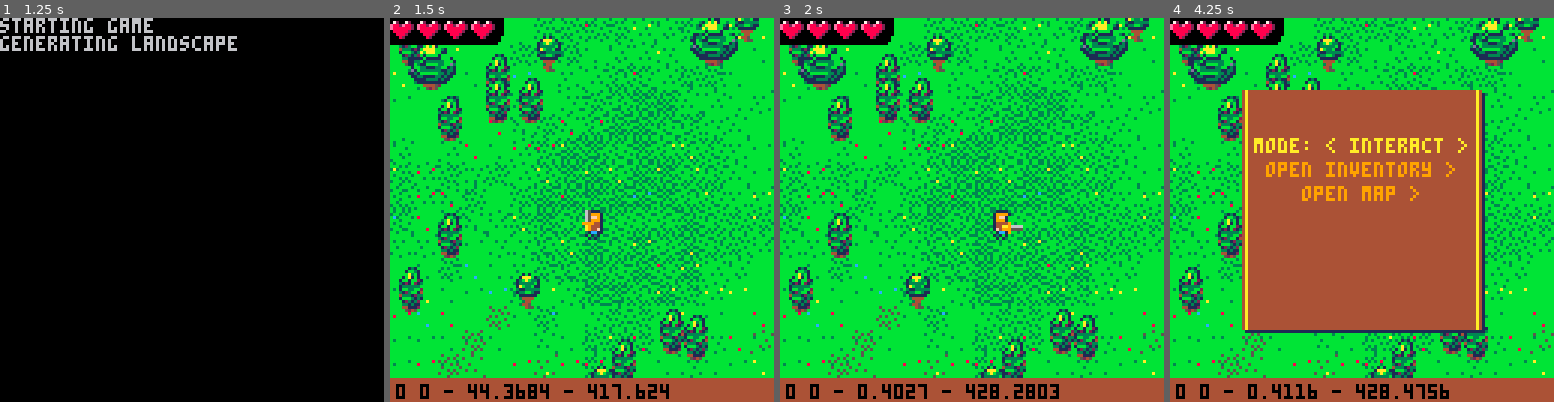
Above: before the commit, frames 1-4 (left to right).
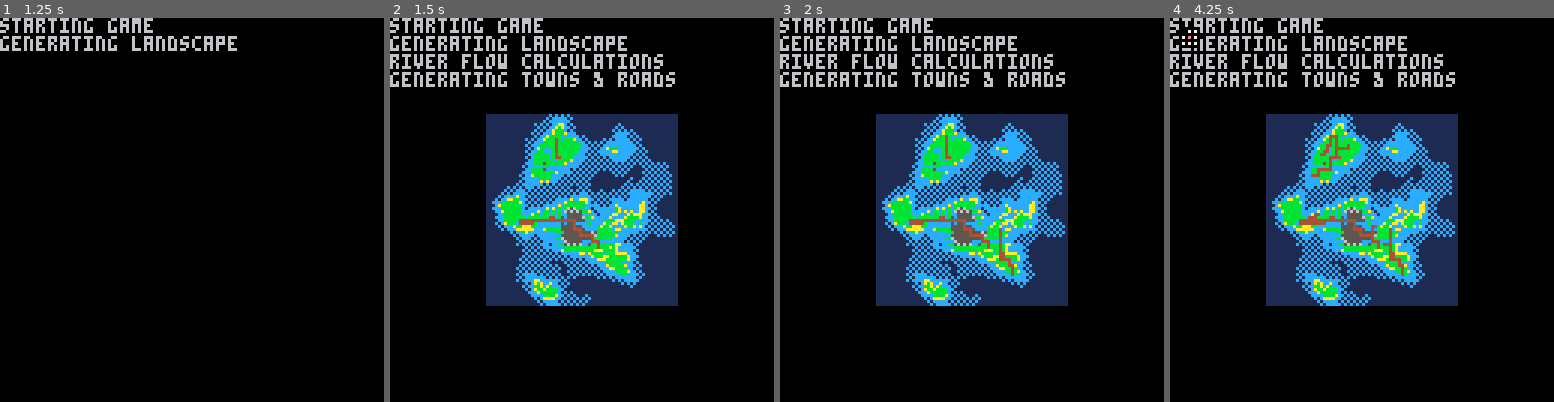
Above: after the commit, the same moments.

Repository: zet23t/pico8-finjr
Game: PICO-8 cartridge finjr.p8
Same seed, same stepped clock (60 frames per second), same inputs: the game is played once before the commit and once after it.
Inputs:
- Up to frame 1 (1.25 s): tap X (X key) at 0.33, 1.07 s; tap O (Z key) at 0.7 s
- Up to frame 2 (1.5 s): no input
- Up to frame 3 (2 s): hold Right from 1.6 s (still down); tap O (Z key) at 1.7 s; tap X (X key) at 1.85 s
- Up to frame 4 (4.25 s): release Right at 2.1 s; tap O (Z key) every 0.4 s from 2.1 to 4.1 s; hold Up 2.15-2.42 s; hold Right 2.47-3.03 s; tap X (X key) at 2.97, 4.08 s; hold Left 3.08-3.58 s; hold Down 3.63-3.97 s; hold Right from 4.02 s (still down)

Frame 1 is identical in both runs. In frame 2, 97% of the frame differs, in the area x 0-100%, y 0-100%; in frame 3, 97%; in frame 4, 98%.

Commit message:
Roads on large map, hidden player effect

Diff:
--- a/finjr.p8
+++ b/finjr.p8
@@ -25,7 +25,7 @@
 tile_1x1_flat_rocks_y = 40
 tile_heart = 16
 
-roffset = 0
+srnd_offset = 0
 
 function rndint(n)
 	return flr(rnd(n) + .5)
@@ -145,6 +145,8 @@
 end
 
 function write_map(x,y,col)
+	x += 31
+	y += 31
 	local ptr = 0x2000 + y*32 + x\2
 	local v = @ptr
 	if x%2 == 0 then
@@ -200,14 +202,14 @@
 	end
 
 	print "generating landscape"
-	local heights = {}
+	map_heights = {}
 	local river_spawns = {}
 	local possible_town_points = {}
 	for x=-31,32 do
 		for y=-31,32 do
 			dither = (x + y) & 1
 			local h = map_get_height(x * 128 + 64, y * 128 + 64)
-			heights[idx_map_screen(x,y)] = h
+			map_heights[idx_map_screen(x,y)] = h
 			local col = (ishigherthanwaterlevel(h + (dither * .2 + .1)) and 12) or 1
 			if (ishigherthanwaterlevel(h)) col = (h < .25/hscale and 10 or 11)
 			if (h > .228) col = h + dither * .15 > .3 and 5 or 6
@@ -219,9 +221,11 @@
 			end
 			if h > 0.05 then river_spawns[#river_spawns + 1] = {x, y} end
 
-			write_map(x + 31, y + 31, col)
-		end
-	end
+			write_map(x, y, col)
+		end
+	end
+	draw_map(32,32)
+
 
 	print "river flow calculations"
 	map_rivers = {}
@@ -232,7 +236,7 @@
 		local river_points = {}
 		while true do
 			local idx = idx_map_screen(x,y)
-			local h = heights[idx]
+			local h = map_heights[idx]
 			river_points[#river_points + 1] = {x * 128 + rndsym(48) + 64,y * 128 + rndsym(48) + 64}
 			local nodeinfo = {points = river_points, index = #river_points}
 			if map_rivers[idx] then
@@ -246,8 +250,8 @@
 			if (h < -0.05) break
 			map_rivers[idx] = {nodeinfo}
 
-			local h1,h2,h3,h4 = heights[idx_map_screen(x-1,y)] or 10, heights[idx_map_screen(x+1,y)] or 10,
-				heights[idx_map_screen(x,y-1)] or 10, heights[idx_map_screen] or 10
+			local h1,h2,h3,h4 = map_heights[idx_map_screen(x-1,y)] or 10, map_heights[idx_map_screen(x+1,y)] or 10,
+				map_heights[idx_map_screen(x,y-1)] or 10, map_heights[idx_map_screen] or 10
 
 			if h1 < h2 and h1 < h3 and h1 < h4 then
 				x = x - 1
@@ -258,32 +262,171 @@
 			else
 				y = y + 1
 			end
-			write_map(x + 31, y + 31, 12)
-		end
-	end
-
-	print "generating towns"
+			write_map(x, y, 12)
+		end
+		draw_map(32,32)
+	end
+
+	print "generating towns & roads"
+	road_points = {}
+	map_town_list = {}
 	map_towns = {}
+	map_roads = {}
 	for i=1,25 do
 		srand(i)
 		local x,y = unpack(possible_town_points[1 + flr(rnd(#possible_town_points))])
 		local town = {
+			center = {x,y},
 			screens = {{x,y}, {x-1,y},{x+1,y}},
 			buildings = {},
 			streets = {},
+			connected = {}
 		}
+		map_towns[idx_map_screen(x,y)] = town
+
 		local cx,cy = 64 + rndsym(20) + x * 128, 64 + rndsym(20) + y*128
-		town.streets[#town.streets + 1] = {x1=cx - 80, y1=cy - 20, x2=cx + 80, y2=cy + 20}
+		--town.streets[#town.streets + 1] = {x1=cx - 80, y1=cy - 20, x2=cx + 80, y2=cy + 20}
 		-- local h = map_get_height(cx, cy)
 		-- for i=1,50 do
 
 		-- end
 
-		if #town.streets > 0 then
-			write_map(x + 31, y + 31, 8)
+		--if #town.streets > 0 then
 			for p in all(town.screens) do
 				map_towns[idx_map_screen(unpack(p))] = town
 			end
+		--end
+
+		local cpos = @0x5f27
+		for i=1,#map_town_list do
+			local other = map_town_list[i]
+			local path_nodes = map_search_path(x,y, unpack(other.center))
+			if path_nodes then
+				--cursor(0,cpos)
+				--print(" from "..x..","..y.." to "..other.center[1]..","..other.center[2])
+				--print("   found")
+				draw_map(32,32)
+				local path = {
+					nodes = path_nodes,
+				}
+				for p in all(path_nodes) do
+					write_map(p.x, p.y, 4)
+					local roads = map_roads[idx_map_screen(p.x, p.y)] or {}
+					add(roads, path)
+					map_roads[idx_map_screen(p.x, p.y)] = roads
+				end
+			end
+			-- break
+		end
+		map_town_list[#map_town_list+1] = town
+	end
+
+	for i=1,#map_town_list do
+		local x,y = unpack(map_town_list[i].center)
+		write_map(x, y, 8)
+	end
+	-- assert()
+end
+
+function prio_queue_new()
+	return {lists={},min=0,max=0,count=0}
+end
+function prio_queue_count(queue)
+	return queue.count
+end
+function prio_queue_dequeue(queue)
+	assert(queue.lists)
+	if queue.count == 0 then
+		assert()
+		return end
+	while not queue.lists[queue.min] or #queue.lists[queue.min] == 0 do
+		queue.min += 1
+	end
+	queue.count -= 1
+	--print(#queue.lists[queue.min])
+	return deli(queue.lists[queue.min])
+end
+function prio_queue_enqueue(queue, prio, data)
+	prio = flr(prio)
+	queue.count += 1
+	queue.min = min(queue.min,prio)
+	queue.max = max(queue.max,prio)
+	local list = queue.lists[prio] or {}
+	add(list, data)
+	queue.lists[prio] = list
+end
+
+function map_search_path(x1,y1,x2,y2)
+	local path, queue, map = {}, prio_queue_new(), {}
+	prio_queue_enqueue(queue, 1, {x1,y1, nil,nil,0})
+	map[idx_map_screen(x1,y1)] = {x,y}
+
+	while prio_queue_count(queue) > 0 do
+		local p = prio_queue_dequeue(queue)
+		local x,y,fx,fy,step, estimate = unpack(p)
+		assert(step)
+		local idx = idx_map_screen(x,y)
+		local height = map_heights[idx]
+
+		local function enqueue(to_x,to_y, i, step)
+			step += 1
+			local idx = idx_map_screen(to_x,to_y)
+			if map[idx] then return end
+			local function cost_info(to_x, to_y, step, next_height)
+				local remaining = abs(to_x - x2) + abs(to_y - y2)
+				return step,abs(next_height - height) * 100 + remaining + step
+			end
+			local function enqueue(to_x,to_y,x,y,idx, step)
+				local idx = idx_map_screen(to_x,to_y)
+				if map[idx] then return end
+				local next_height = map_heights[idx]
+				local p = {to_x,to_y,x,y, cost_info(to_x, to_y, step, next_height)}
+				map[idx] = p
+				prio_queue_enqueue(queue, p[6], p)
+			end
+			if map_roads[idx] then
+				for path in all(map_roads[idx]) do
+					local nodes = path.nodes
+					for i=1,#nodes do
+						local p = nodes[i]
+						if p.x == to_x and p.y == to_y then
+							p = {to_x, to_y, x, y, cost_info(to_x, to_y, step, map_heights[idx_map_screen(to_x, to_y)])}
+							for k=i,1,-1 do
+								local q = nodes[k]
+								enqueue(q.x, q.y, p.x, p.y, 1, step + i - k)
+								p = q
+							end
+							p = nodes[i]
+							for k=i+1,#nodes do
+								local q = nodes[k]
+								enqueue(q.x, q.y, p.x, p.y, 1, step + k - i)
+								p = q
+							end
+							return
+						end
+						--enqueue(p.x, p.y, 1)
+					end
+				end
+			else
+				enqueue(to_x, to_y, x, y, idx, step + 2)
+			end
+		end
+
+		assert(step)
+		if x >= -31 and x <= 31 and y >= -31 and y <= 31 and height > 0 then
+			if x == x2 and y == y2 then
+				while fx do
+					add(path,{x=x,y=y, idx=idx}, 1)
+					idx = idx_map_screen(fx,fy)
+					if not map[idx] then print(x1..","..y1..">"..x2..","..y2.."@"..fx..","..fy) end
+					x,y,fx,fy = unpack(map[idx])
+				end
+				return path
+			end
+			enqueue(x+1,y,nil, step)
+			enqueue(x-1,y,nil, step)
+			enqueue(x,y+1,nil, step)
+			enqueue(x,y-1,nil, step)
 		end
 	end
 end
@@ -363,10 +506,10 @@
 end
 
 local function prepare_map(sectionx, sectiony)
-	if cached_map.sectionx == sectionx and cached_map.sectiony == sectiony and roffset == cached_map.roffset then
+	if cached_map.sectionx == sectionx and cached_map.sectiony == sectiony and srnd_offset == cached_map.srnd_offset then
 		return cached_map
 	end
-	cached_map.roffset = roffset
+	cached_map.srnd_offset = srnd_offset
 	cached_map.sectionx = sectionx
 	cached_map.sectiony = sectiony
 	local ox, oy = sectionx * 128, sectiony * 128
@@ -388,7 +531,7 @@
 	local function isblocked(x,y) return blocked[blockindex(x,y)] end
 
 	local function connection(d, hcut, hoffset, x1,y1,x2,y2, ondraw)
-		srand(x1-x2+y1-y2+roffset)
+		srand(x1-x2+y1-y2+srnd_offset)
 		path(d,x1,y1,x2,y2,.5, function(x,y,d,p, nx, ny)
 			local idx = idx128(x,y)
 			local h = cached_map.height[idx]
@@ -522,7 +665,7 @@
 				if l == -6 or l > -1 then
 					local src_offset = l>-5 and l < 5 and 4 or 0
 					local y = py+oy*l
-					layer(flr(y-16 + l*2))
+					layer(flr(y-4 -src_offset))
 					l_sspr(tile_1x1_rockblock_x + src_offset, tile_1x1_rockblock_y, 4,
 						(l < 6 and 6 or (7-cos(p))) - src_offset*.5 + rnd(3), px+ox*l+rnd(1.5), y)
 				end
@@ -594,7 +737,7 @@
 		end)
 	end
 
-	srand(sectionx + sectiony * 10 + roffset)
+	srand(sectionx + sectiony * 10 + srnd_offset)
 
 	local rivers = map_rivers[idx_map_screen(sectionx, sectiony)]
 	if rivers then
@@ -798,11 +941,15 @@
 	print(t, x - #t * 2, y, c)
 end
 
+function draw_map(px,py)
+	for y=0,63 do
+		memcpy(0x6000 + flr(px/2) + flr(py + y)*128/2, 0x2000 + y * 32, 64/2)
+	end
+end
+
 function menu_mode_map()
 	return function()
-		for y=0,63 do
-			memcpy(0x6000 + 32/2 + (32 + y)*128/2, 0x2000 + y * 32, 64/2)
-		end
+		draw_map(32, 32)
 		camera(-(sectionx + 32) - 31, -(sectiony + 32) - 31)
 		line(-3,-3,-1,-1,7)
 		line(3,3,1,1,7)
@@ -871,19 +1018,38 @@
 		if (btn(1)) player_x += speed right = true ampl = 2 playfoot()
 		if (btn(2)) player_y -= speed ampl = 2 playfoot()
 		if (btn(3)) player_y += speed ampl = 2 playfoot()
-		if (btnp(4)) hit = 1 sfx(3) roffset+=1
+		if (btnp(4)) hit = 1 sfx(3) --srnd_offset+=1
 	end
 
 --	layer(2)
 	local ppyg = player_y - sectiony * 128
 	layer(ppyg)
 	local ppx = player_x - sectionx * 128
-	local ppy = ppyg - ampl * (abs(sin(time() * 4)) - .5 )
+	local ppy = flr(ppyg - ampl * (abs(sin(time() * 4)) - .5 ))
 	l_spr(0, ppx, ppyg + 4)
 	l_spr(1, ppx, ppy, 1, 1, right)
-
-	l_spr(208 - sin(hit / 10) * 2.9,ppx + (right and 3 or -3), ppy, 1, 1, right)
+	local weapon_spr, weapon_x, weapon_y = flr(208 - sin(hit / 10) * 2.9),ppx + (right and 3 or -3), ppy
+	l_spr(weapon_spr,weapon_x,weapon_y, 1, 1, right)
+
 	flush_layers()
+	function spr_n_to_xy(n)
+		return n%16*8,n\16*8
+	end
+	function draw_hidden_spr(spr, ppx, ppy, flip_x)
+		spr,ppx,ppy = flr(spr),flr(ppx),flr(ppy)
+		local sx,sy = spr_n_to_xy(spr)
+		for x=ppx,ppx+7 do
+			for y=ppy,ppy+7 do
+				local sc = sget(flip_x and (sx+7-(x-ppx)) or (x-ppx+sx),y-ppy+sy)
+				if sc~=0 and pget(x,y) ~= sc then
+					pset(x,y,1)
+					--spr(1, ppx, ppy, 1, 1, right)
+				end
+			end
+		end
+	end
+	draw_hidden_spr(1,ppx,ppy,right)
+	draw_hidden_spr(weapon_spr,weapon_x,weapon_y,right)
 
 	pal()
 	hearts = 4
@@ -1046,14 +1212,14 @@
 	return a + t * (b - a)
 end
 __gfx__
-00000000001111000000000000000000000000000000000000000000000000000000000000000000000000000000000000000000000000000000000000000000
-00000000019999100099990000000000000000000000000000000000000000000000000000000000000000000000000000000000000000000000000000000000
-00010100001ff910000ff90000000000000000000000000000000000000000000000000000000000000000000000000000000000000000000000000000000000
-00101010001999100009990000000000000000000000000000000000000000000000000000000000000000000000000000000000000000000000000000000000
-01010100014444100044440000000000000000000000000000000000000000000000000000000000000000000000000000000000000000000000000000000000
-00101000014444100044440000000000000000000000000000000000000000000000000000000000000000000000000000000000000000000000000000000000
-0000000001f44f1000f44f0000000000000000000000000000000000000000000000000000000000000000000000000000000000000000000000000000000000
-00000000001cc100000dd00000000000000000000000000000000000000000000000000000000000000000000000000000000000000000000000000000000000
+00000000000000000011110000000000000000000000000000000000000000000000000000000000000000000000000000000000000000000000000000000000
+00000000009999000100001000000000000000000000000000000000000000000000000000000000000000000000000000000000000000000000000000000000
+00010100000ff9000010001000000000000000000000000000000000000000000000000000000000000000000000000000000000000000000000000000000000
+00101010000999000010001000000000000000000000000000000000000000000000000000000000000000000000000000000000000000000000000000000000
+01010100004444000100001000000000000000000000000000000000000000000000000000000000000000000000000000000000000000000000000000000000
+00101000004444000100001000000000000000000000000000000000000000000000000000000000000000000000000000000000000000000000000000000000
+0000000000f44f000100001000000000000000000000000000000000000000000000000000000000000000000000000000000000000000000000000000000000
+00000000000cc0000010010000000000000000000000000000000000000000000000000000000000000000000000000000000000000000000000000000000000
 0000000000dd00000000000000000000000000000000000000000000000000000000000000000000000000000000000000000000000000000000000000000000
 07200720000000000000000000000000000000000000000000000000000000000000000000000000000000000000000000000000000000000000000000000000
 e882e882000000000000000000000000000000000000000000000000000000000000000000000000000000000000000000000000000000000000000000000000
